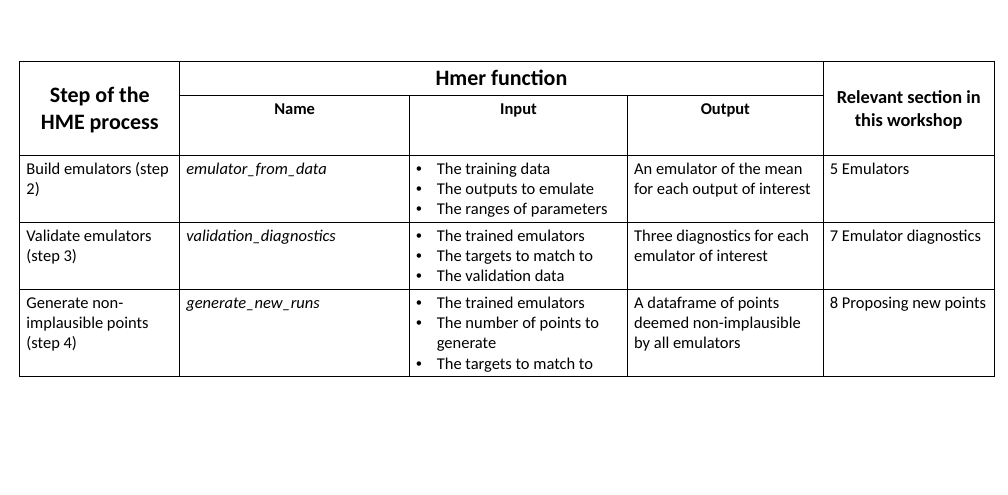
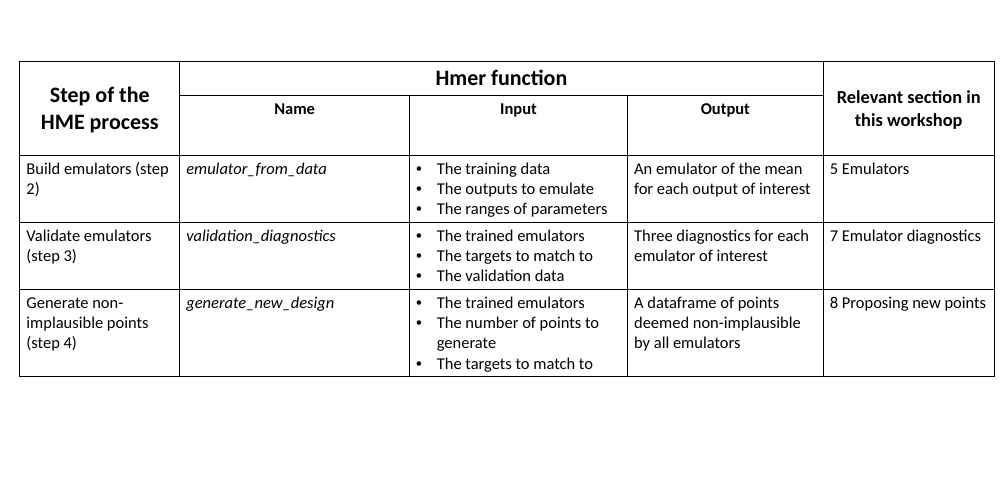
Before and after one commit to Danny-sc/determ_workshop, a slide deck: slide 1 of table_functions.pptx. Drawn at 1008x495 pixels with LibreOffice and Linux fonts; fonts in the diff are those of the drawing. Boxes give left, top, right and bottom in pixels: in the first picture for what was removed or moved away, otherwise in the second. Text is boxed around its words. In the diff, an @@ line names an element or a change of style, - is before the commit and + after.

```diff
--- a/table_functions.pptx
+++ b/table_functions.pptx
@@ table at (20, 62, 993, 376) @@
-row 5, column 2: generate_new_runs
+row 5, column 2: generate_new_design
```
Also in this commit, not shown: 2 other files.
